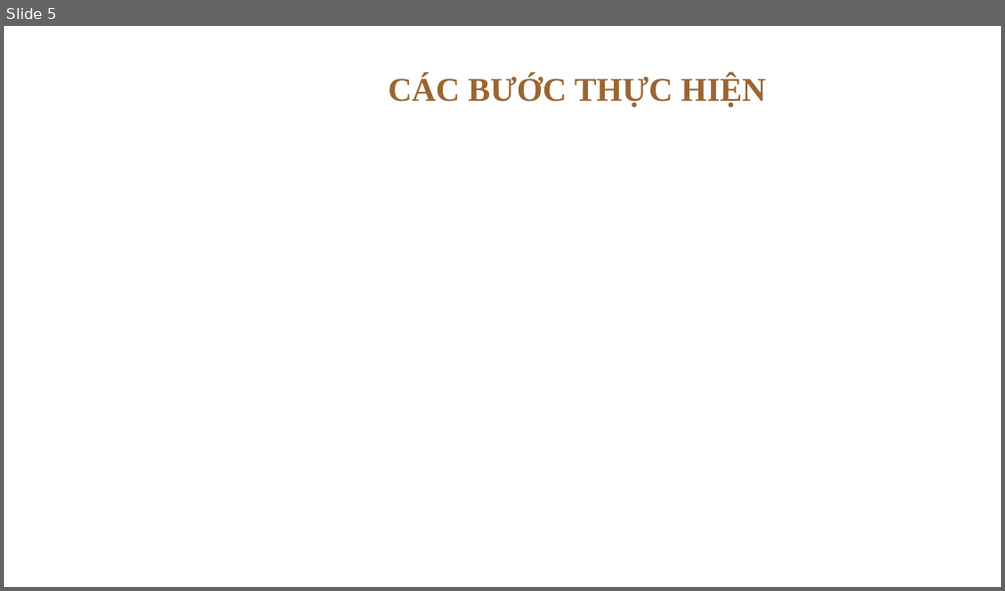
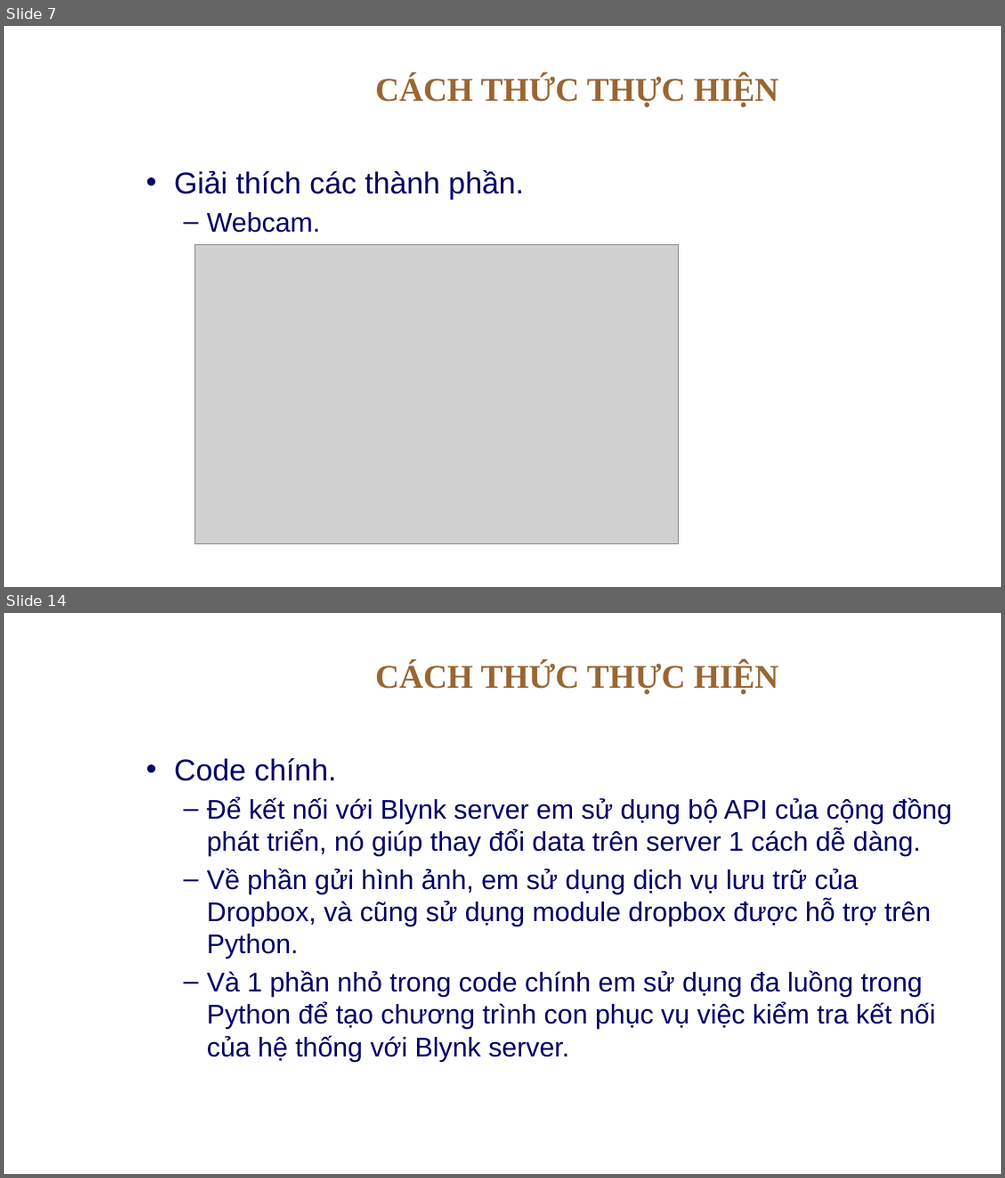
Before and after one commit to nhatduyEE/Master, a slide deck: BaoCao/baoCao.pptx. Shown one above the other, each under a label of ours: slide 5 before the commit, slides 7 and 14 after it; the slides between them are not shown. The pictures are 1005x591 and 1005x1178 pixels, drawn with LibreOffice and Linux fonts; fonts in the diff are those of the drawing; grey boxes stand for pictures; background and template pictures are left out. Boxes give left, top, right and bottom in pixels: in the first picture for what was removed or moved away, otherwise in the second. Text is boxed around its words. In the diff, an @@ line names an element or a change of style, - is before the commit and + after.

```diff
--- a/BaoCao/baoCao.pptx
+++ b/BaoCao/baoCao.pptx
@@ slide 14 added at [4, 613, 1001, 1174], background picture (left out) @@
@@ title added at [375, 662, 778, 694], 32 pt, text #996633, bold @@
+CÁCH THỨC THỰC HIỆN
@@ text added at [174, 758, 952, 1062], 26 pt, text #000066 @@
+• Code chính.
+  – Để kết nối với Blynk server em sử dụng bộ API của cộng đồng phát triển, nó giúp thay đổi data trên server 1 cách dễ dàng.
+  – Về phần gửi hình ảnh, em sử dụng dịch vụ lưu trữ của Dropbox, và cũng sử dụng module dropbox được hỗ trợ trên Python.
+  – Và 1 phần nhỏ trong code chính em sử dụng đa luồng trong Python để tạo chương trình con phục vụ việc kiểm tra kết nối của hệ thống với Blynk server.
@@ what was slide 5 is now slide 7 @@
@@ slide 7 changed as well @@
@@ title at [375, 75, 778, 107]: text changed @@
-CÁC BƯỚC THỰC HIỆN
+CÁCH THỨC THỰC HIỆN
@@ text added at [174, 170, 524, 232], 29 pt, text #000066 @@
+• Giải thích các thành phần.
+  – Webcam.
@@ picture added at [195, 244, 679, 543] @@
```
Also in this commit, not shown: 4 other slides changed, 11 other slides added, 7 other files.
